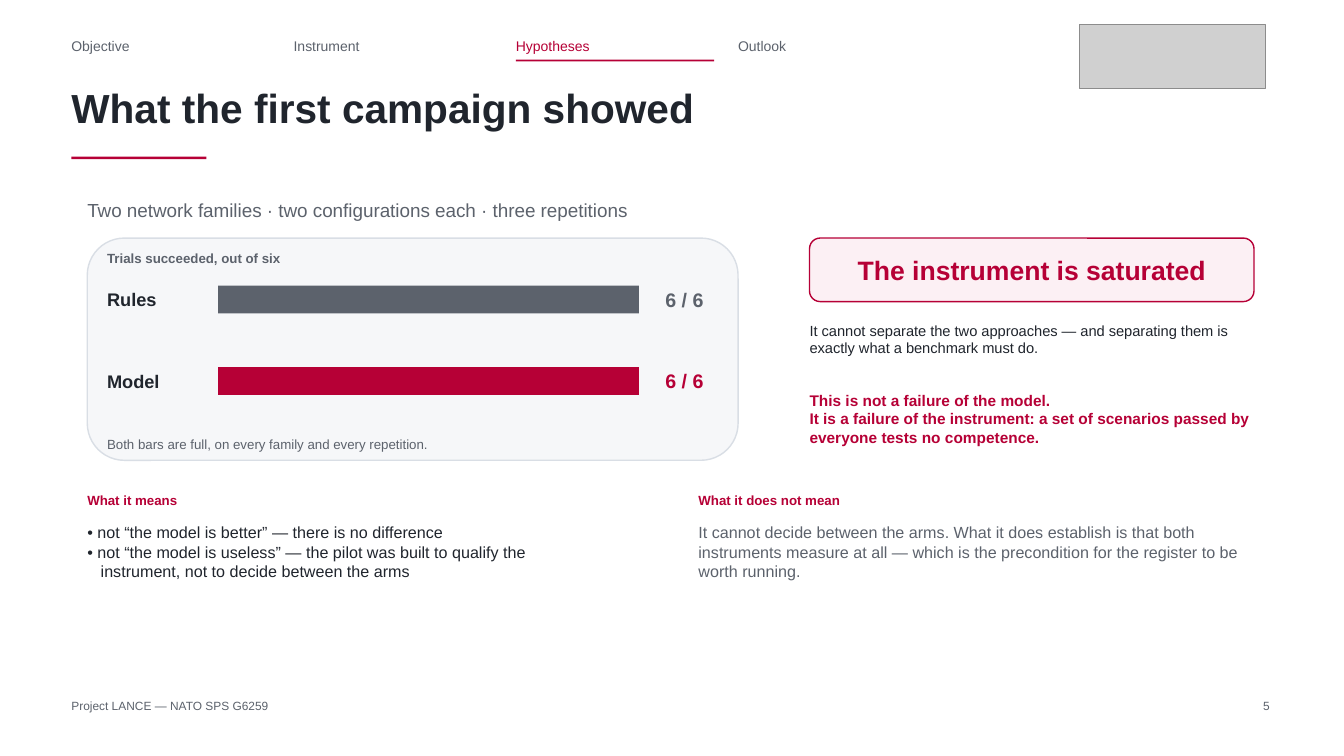
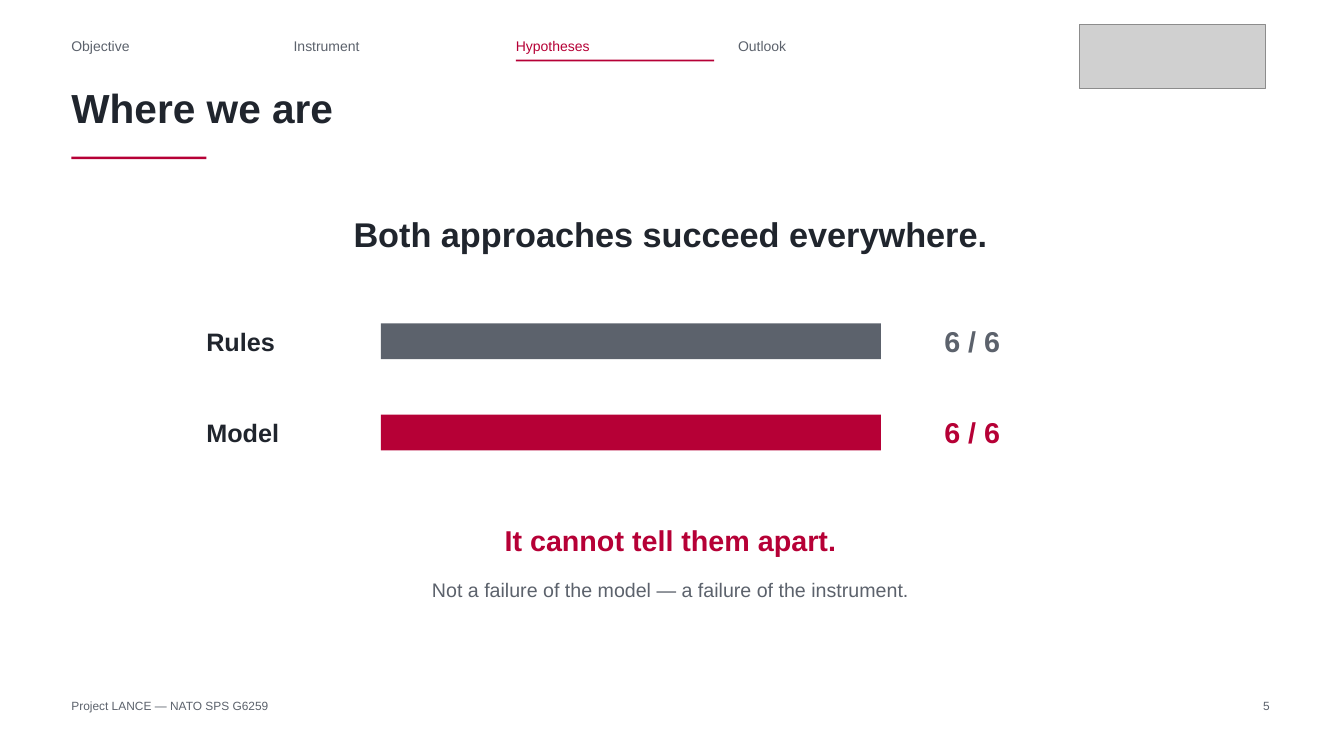
Before and after one commit to Tanguyvans/LANCE, a slide deck: slide 5 of objectifs/presentation-2026-10-23/slides.pptx. Drawn at 1344x756 pixels with LibreOffice and Linux fonts; fonts in the diff are those of the drawing; grey boxes stand for pictures. Boxes give left, top, right and bottom in pixels: in the first picture for what was removed or moved away, otherwise in the second. Text is boxed around its words. In the diff, an @@ line names an element or a change of style, - is before the commit and + after.

```diff
--- a/objectifs/presentation-2026-10-23/slides.pptx
+++ b/objectifs/presentation-2026-10-23/slides.pptx
@@ text at <box>71,93,333,124</box>: text changed @@
-What the first campaign showed
+Where we are
@@ text removed at <box>87,203,628,221</box> @@
-Two network families · two configurations each · three repetitions
@@ rounded rectangle removed at <box>88,238,739,460</box> @@
@@ text added at <box>354,222,987,254</box>, 24.5 pt, text #20252D, bold @@
+Both approaches succeed everywhere.
@@ rounded rectangle removed at <box>810,238,1254,301</box> @@
-The instrument is saturated
@@ text removed at <box>107,253,280,265</box> @@
-Trials succeeded, out of six
@@ text "Rules": place and size @@
-text "Rules" at <box>107,292,156,306</box>
+text "Rules" at <box>206,332,275,352</box>
@@ text "Rules" at <box>206,332,275,352</box>: size 13 to 18 pt @@
@@ rectangle: place and size @@
-rectangle at <box>219,285,639,314</box>
+rectangle at <box>381,324,881,359</box>
@@ text removed at <box>810,325,1228,356</box> @@
-It cannot separate the two approaches — and separating them is exactly what a benchmark must do.
@@ text "6 / 6": place and size @@
-text "6 / 6" at <box>665,293,704,307</box>
+text "6 / 6" at <box>944,332,1000,353</box>
@@ text "6 / 6" at <box>944,332,1000,353</box>: size 14 to 20.5 pt @@
@@ text "Model" at <box>206,423,279,443</box>: size 13 to 18 pt @@
@@ text "Model": place and size @@
-text "Model" at <box>107,374,159,388</box>
+text "Model" at <box>206,423,279,443</box>
@@ rectangle: place and size @@
-rectangle at <box>219,367,639,395</box>
+rectangle at <box>381,414,881,450</box>
@@ text "6 / 6" at <box>944,423,1000,444</box>: size 14 to 20.5 pt @@
@@ text "6 / 6": place and size @@
-text "6 / 6" at <box>665,374,704,388</box>
+text "6 / 6" at <box>944,423,1000,444</box>
@@ text removed at <box>107,439,427,452</box> @@
-Both bars are full, on every family and every repetition.
@@ text removed at <box>87,495,177,505</box> @@
-What it means
@@ text removed at <box>698,495,840,505</box> @@
-What it does not mean
@@ text removed at <box>97,526,525,579</box> @@
-• not “the model is better” — there is no difference
-• not “the model is useless” — the pilot was built to qualify the
-instrument, not to decide between the arms
@@ text added at <box>505,530,836,556</box>, 20.5 pt, text #B60036, bold @@
+It cannot tell them apart.
@@ text removed at <box>698,526,1238,581</box> @@
-It cannot decide between the arms. What it does establish is that both instruments measure at all — which is the precondition for the register to be worth running.
@@ text at <box>432,583,908,597</box>: text changed; size 11 to 14 pt; text colour #B60036 to #5C626C; bold off @@
-This is not a failure of the model.
-It is a failure of the instrument: a set of scenarios passed by everyone tests no competence.
+Not a failure of the model — a failure of the instrument.
```
Also in this commit, not shown: 9 other slides changed, 3 slides removed, 2 other files.
